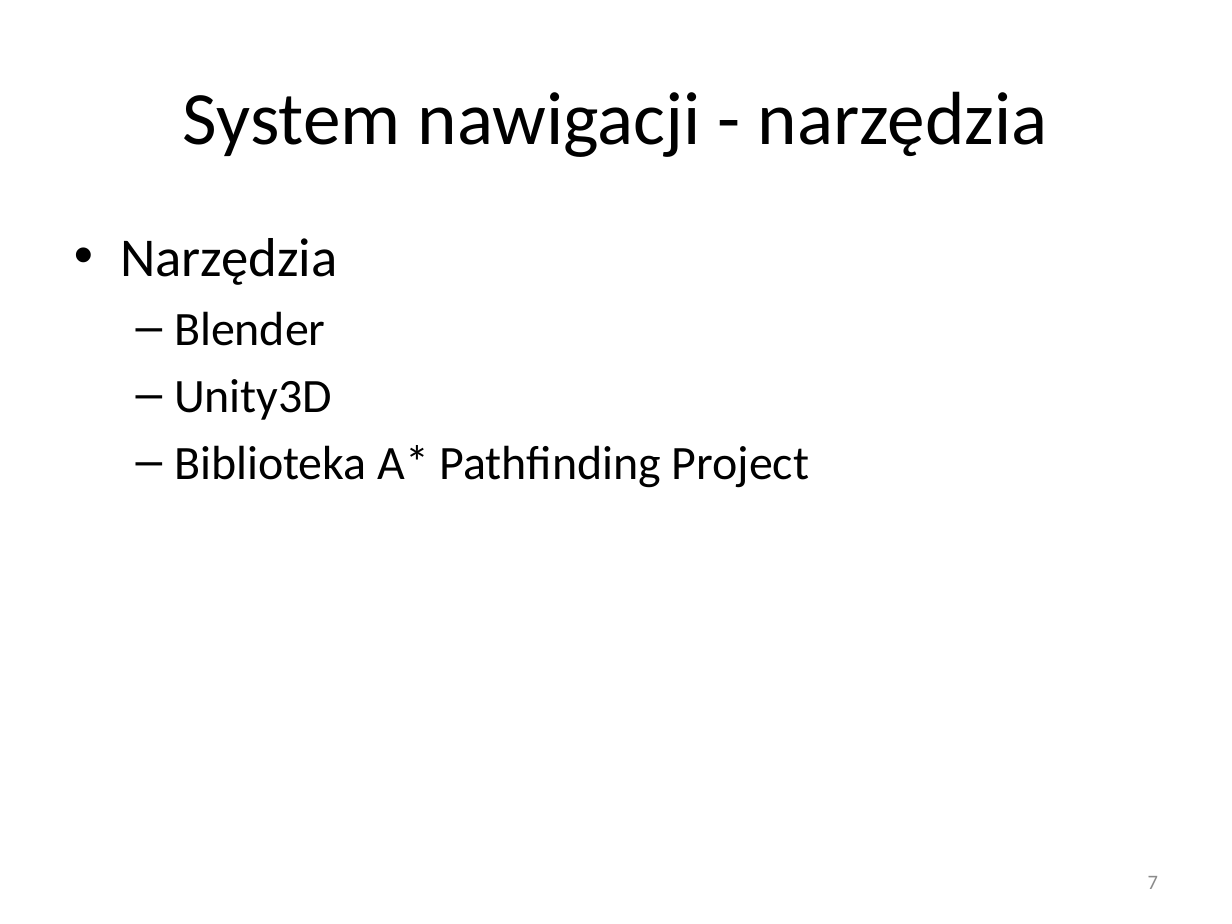
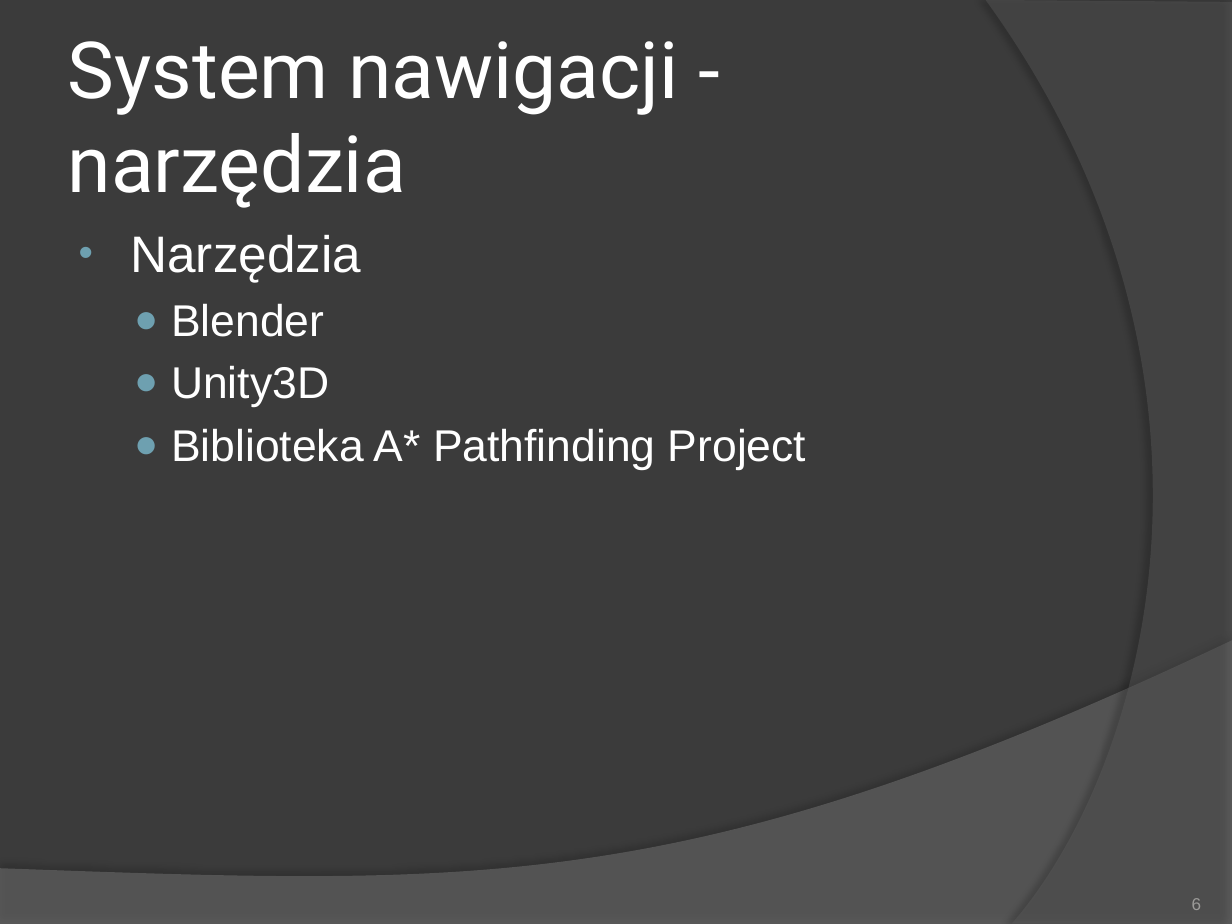
Before and after one commit to sskullgra/Character-Navigation, a slide deck: slide 6 of Nawigacja w grach komputerowych.pptx (slide 7 before the commit). Drawn at 1232x924 pixels with LibreOffice and Linux fonts; fonts in the diff are those of the drawing. Boxes give left, top, right and bottom in pixels: in the first picture for what was removed or moved away, otherwise in the second. Text is boxed around its words. In the diff, an @@ line names an element or a change of style, - is before the commit and + after.

```diff
--- a/Nawigacja w grach komputerowych.pptx
+++ b/Nawigacja w grach komputerowych.pptx
@@ background #FFFFFF to #3B3B3B @@
@@ freeform shape added at <box>986,0,1232,924</box>, fill #5E5E5E at 40% opacity @@
@@ title "System nawigacji - narzędzia" at <box>68,41,678,208</box>: size 44 to 46 pt, font Calibri to Roboto, text colour #000000 to #FFFFFF; alignment centre to left @@
@@ text "Narzędzia" at <box>130,235,806,470</box>: size 32 to 30 pt in "Narzędzia"; font Calibri to Arial, text colour #000000 to #FFFFFF; size 28 to 26 pt in "Blender", "Unity3D", "Biblioteka A* Pathfinding Project"; indent changed; bullet – to ● @@
@@ freeform shape added at <box>0,641,1232,924</box>, fill #7F7F7F at 45% opacity @@
@@ page number at <box>1192,898,1202,910</box>: vertical alignment middle to bottom @@
@@ page number at <box>1192,898,1202,910</box>: text changed; size 12 to 10 pt; font Calibri to Arial; text colour #8C8C8C to #9D9B9A @@
-7
+6
```
Also in this commit, not shown: 11 other slides changed, 1 slide removed.
